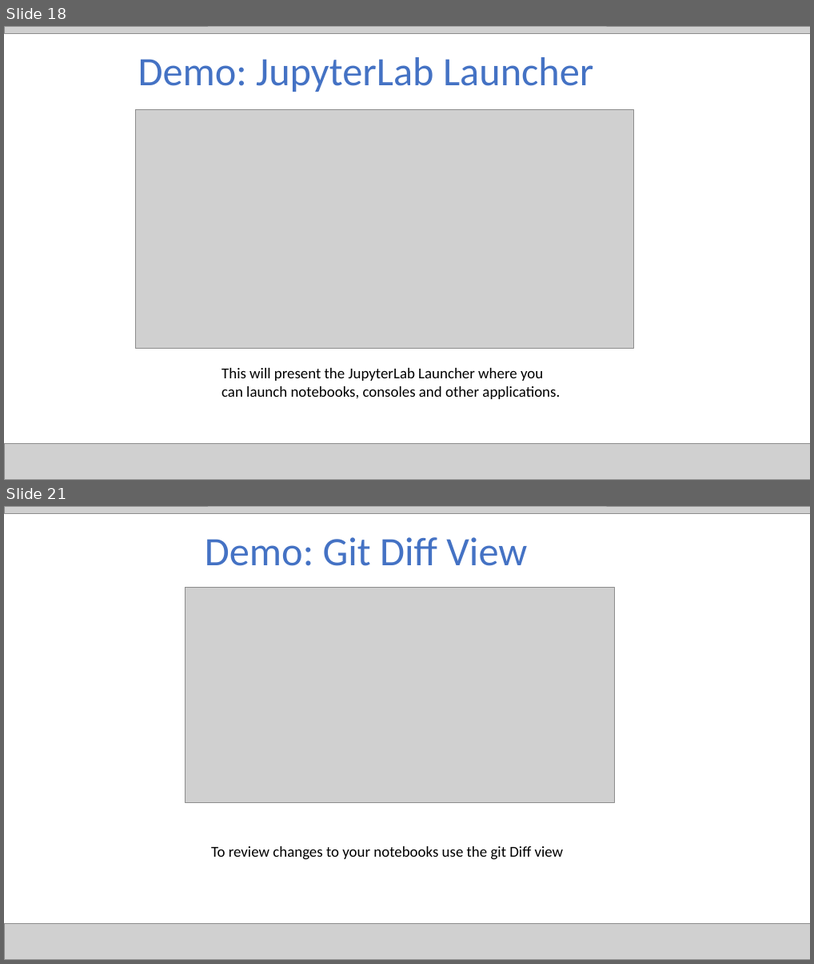
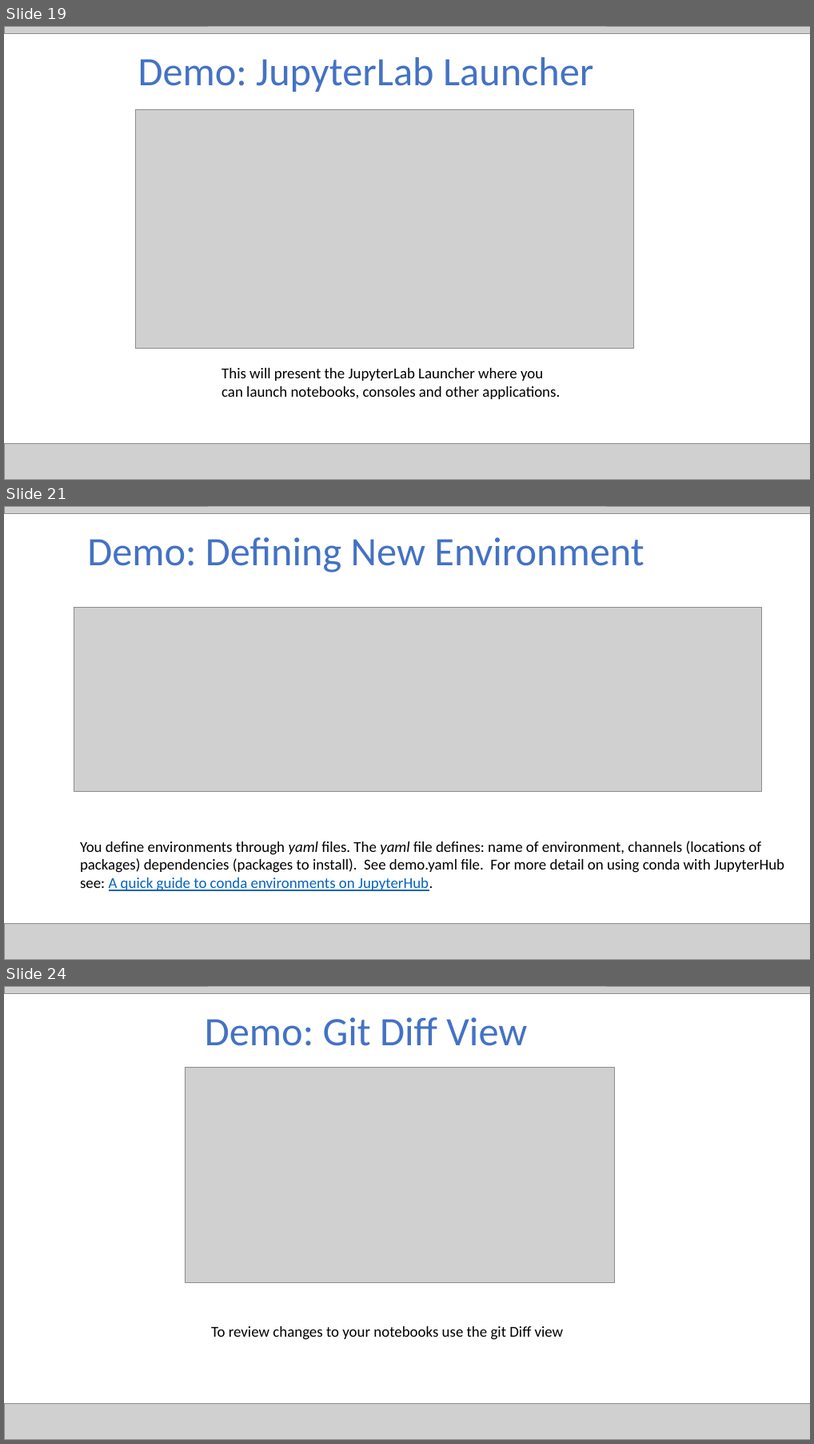
Before and after one commit to jgunderson/presentations, a slide deck: JupyterHub Collaboration.pptx. Shown one above the other, each under a label of ours: slides 18 and 21 before the commit, slides 19, 21 and 24 after it; the slides between them are not shown. The pictures are 814x964 and 814x1444 pixels, drawn with LibreOffice and Linux fonts; fonts in the diff are those of the drawing; grey boxes stand for pictures. Boxes give left, top, right and bottom in pixels: in the first picture for what was removed or moved away, otherwise in the second. Text is boxed around its words. In the diff, an @@ line names an element or a change of style, - is before the commit and + after.

```diff
--- a/JupyterHub Collaboration.pptx
+++ b/JupyterHub Collaboration.pptx
@@ slide 21 added at (4,506,810,960), background #FFFFFF @@
@@ picture added at (4,506,810,513) @@
@@ title added at (87,537,644,572), 48 pt, text #4472C4 @@
+Demo: Defining New Environment
@@ picture added at (74,607,762,791) @@
@@ text added at (80,840,785,891), 18 pt, text #000000 @@
+You define environments through yaml files. The yaml file defines: name of environment, channels (locations of packages) dependencies (packages to install). See demo.yaml file. For more detail on using conda with JupyterHub see: A quick guide to conda environments on JupyterHub.
@@ picture added at (4,923,810,959) @@
@@ what was slide 18 is now slide 19 @@
@@ what was slide 21 is now slide 24 @@
```
Also in this commit, not shown: 14 slides changed, 3 other slides added, 1 slide removed.
